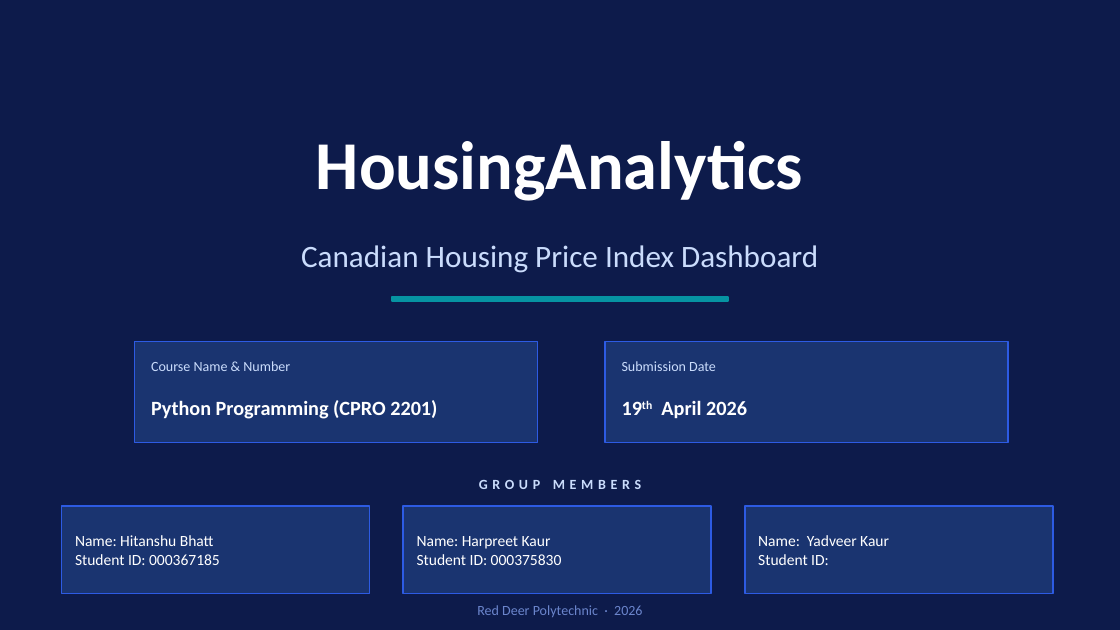
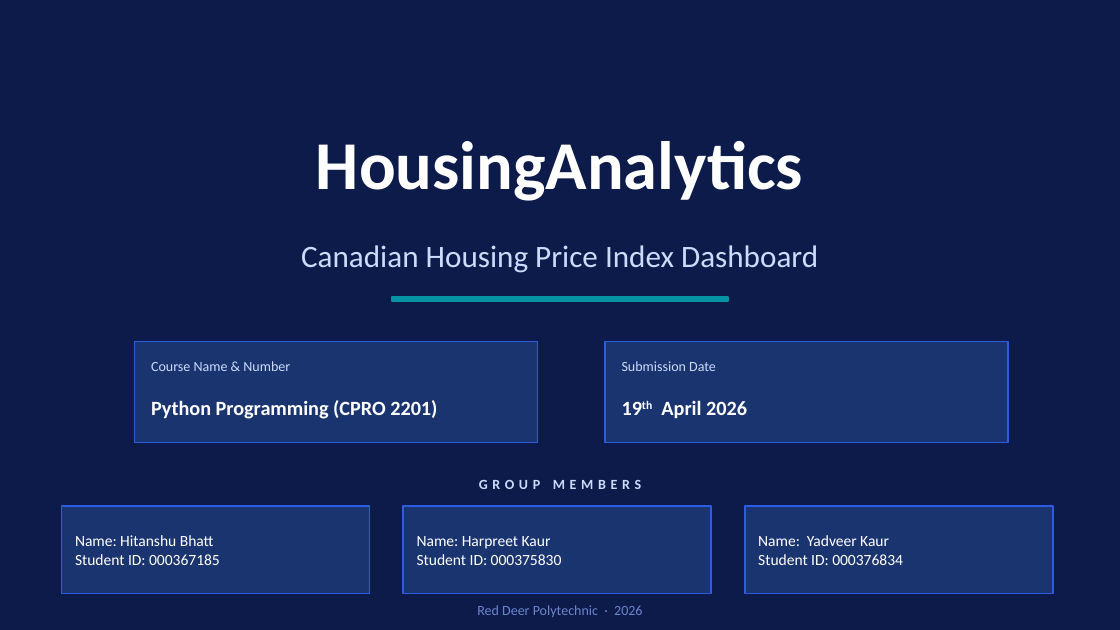
Before and after one commit to HitanshuBhatt/Canadian-housing-price-index, a slide deck: slide 1 of Canadian_Housing_Price_Index_Presentation.pptx. Drawn at 1120x630 pixels with LibreOffice and Linux fonts; fonts in the diff are those of the drawing. Boxes give left, top, right and bottom in pixels: in the first picture for what was removed or moved away, otherwise in the second. Text is boxed around its words. In the diff, an @@ line names an element or a change of style, - is before the commit and + after.

Commit message:
added student ID and github link in presentation

```diff
--- a/Canadian_Housing_Price_Index_Presentation.pptx
+++ b/Canadian_Housing_Price_Index_Presentation.pptx
@@ text at [758, 554, 903, 565]: text changed @@
-Student ID:
+Student ID: 000376834
```
Also in this commit, not shown: 1 other slide changed, 1 other file.
